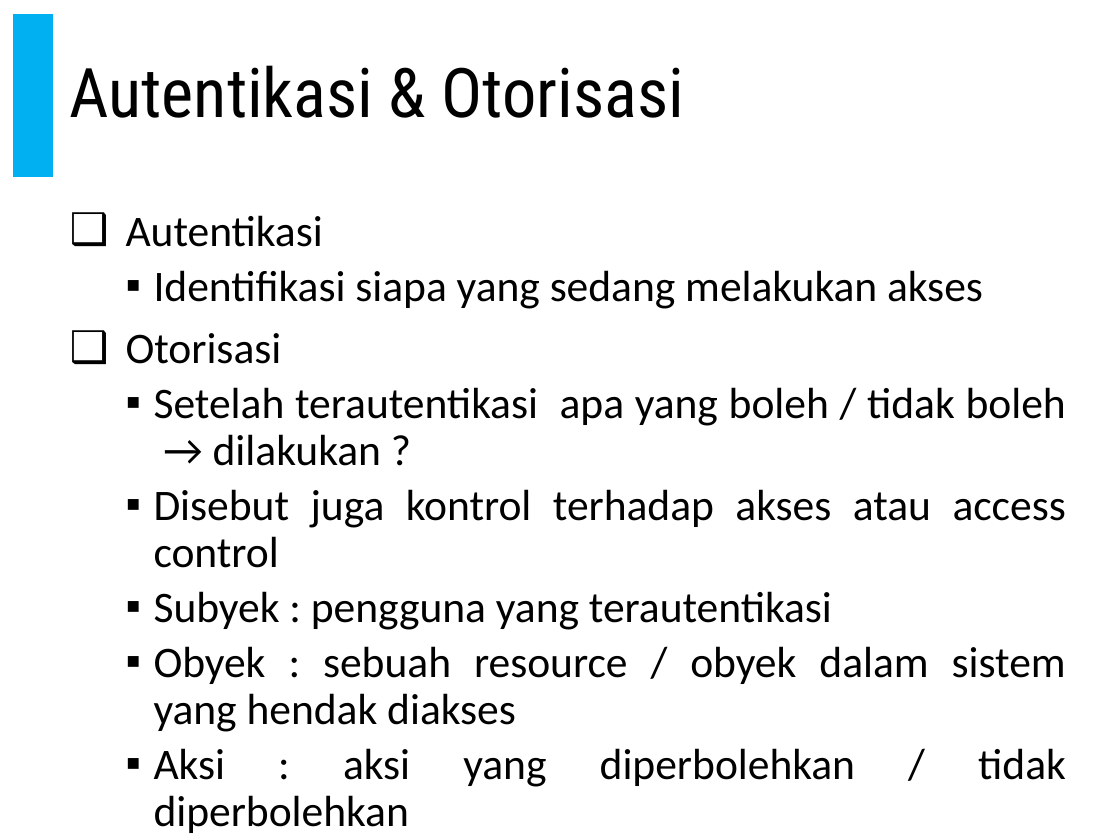
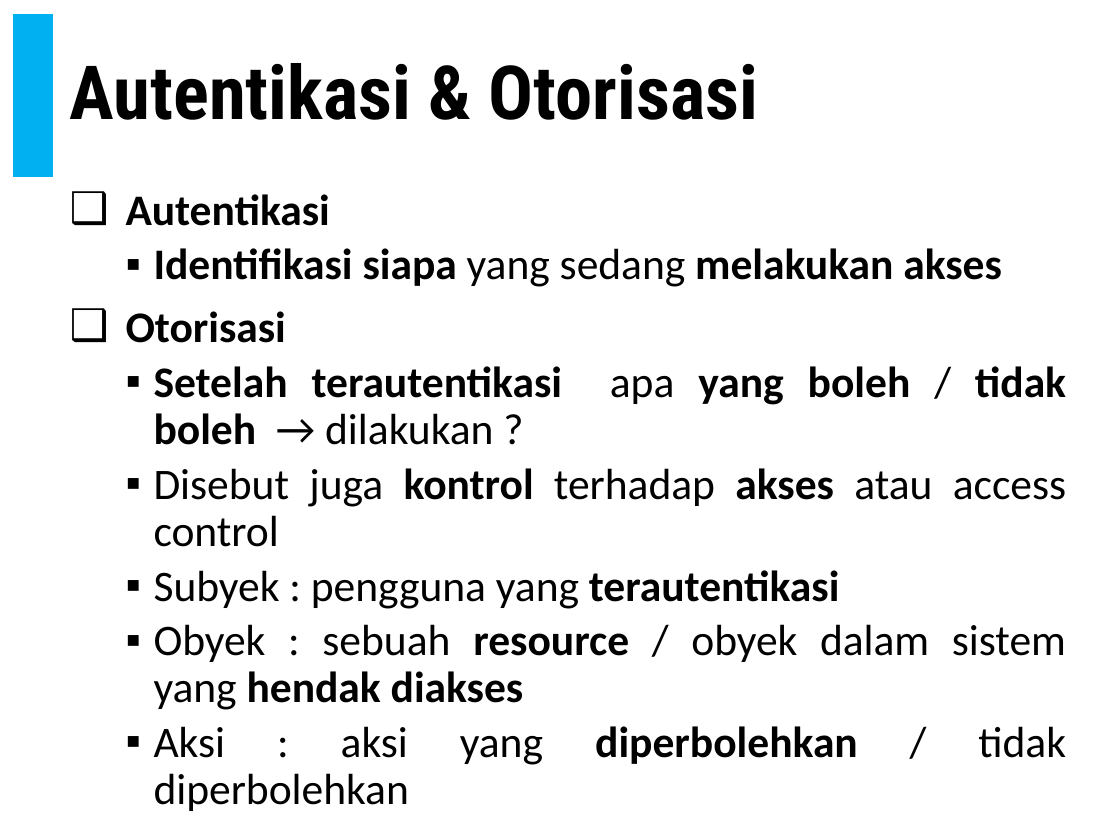
Before and after one commit to doniaft/Keamanan-Informasi, a slide deck: slide 45 of 1. Bahan Ajar/06. Keamanan Informasi - Firewall dan Intrusion Detection System.pptx. Drawn at 1120x840 pixels with LibreOffice and Linux fonts; fonts in the diff are those of the drawing. Boxes give left, top, right and bottom in pixels: in the first picture for what was removed or moved away, otherwise in the second. Text is boxed around its words. In the diff, an @@ line names an element or a change of style, - is before the commit and + after.

```diff
--- a/1. Bahan Ajar/06. Keamanan Informasi - Firewall dan Intrusion Detection System.pptx
+++ b/1. Bahan Ajar/06. Keamanan Informasi - Firewall dan Intrusion Detection System.pptx
@@ title "Autentikasi & Otorisasi" at (70, 63, 758, 120): size 44 to 48 pt, bold on @@
@@ text "Autentikasi": place and size @@
-text "Autentikasi" at (126, 215, 1066, 787)
+text "Autentikasi" at (126, 194, 1066, 765)
@@ text "Autentikasi" at (126, 194, 1066, 765): bold on in "Autentikasi", "Identifikasi siapa melakukan akses", "Otorisasi", "Setelah terautentikasi yang boleh tidak boleh" and 4 more places @@
```
Also in this commit, not shown: 16 other slides changed, 17 slides added.
